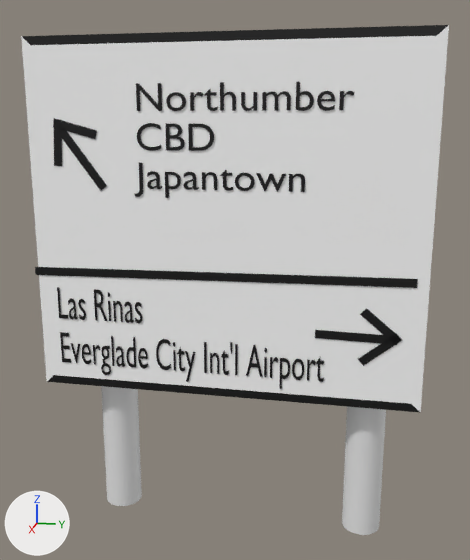
A saved change to the FBX model Assets/Models/UK_junction_sign_37.fbx.
Camera for both pictures: a 50 mm lens placed at (62.5, 15.0, 41.5), pointed at (-1.4, 2.3, 25.5). Every picture has the same lights, and +X, +Y and +Z are marked at lower left. Where no turn or scale is listed for an object, it has been applied to the vertices.
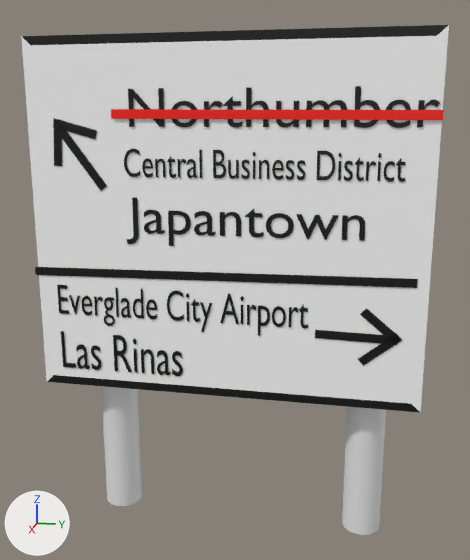
Edits to the bpy script that builds the scene:
```text
Change me_text_004:
    used by ob_text_003; location = (2.2, -15.9, 21.4); rotation_euler = (1.571, 0.0, 1.571), in degrees (90, 0, 90); scale = (2.53, 4.85, 3.0)
    remove me_text_004.from_pydata(...)  # 2359 vertices, 2311 faces; spans x 0.07..10.96, y -1.23..0.68, z 0.0
    add me_text_004.from_pydata(...)  # 1405 vertices, 1379 faces; spans x 0.08..9.19, y -0.23..0.69, z 0.0
    me_text_004 part 4: the loose piece of 58 vertices spanning x 10.63..10.96, y -1.01..-0.46, z 0.0 is moved by (-1.77, 1.0, 0.0)
    me_text_004 part 5: the loose piece of 55 vertices spanning x 8.85..9.18, y -1.0..-0.54, z 0.0 is moved by (-0.32, 1.0, 0.0)
    me_text_004 part 6: the loose piece of 96 vertices spanning x 9.72..10.2, y -1.01..-0.54, z 0.0 is moved by (-1.77, 1.0, 0.0)
    me_text_004 part 7: the loose piece of 78 vertices spanning x 9.24..9.64, y -1.23..-0.55, z 0.0 is moved by (-1.77, 1.0, 0.0)
    me_text_004 part 8: the loose piece of 55 vertices spanning x 10.3..10.63, y -1.0..-0.54, z 0.0 is moved by (-3.22, 1.0, 0.0)
    me_text_004 part 9: the loose piece of 4 vertices spanning x 8.63..8.72, y -1.0..-0.55, z 0.0 is moved by (-1.77, 1.0, 0.0)
    me_text_004 part 10: the loose piece of 11 vertices spanning x 7.9..8.56, y -1.0..-0.31, z 0.0 is moved by (-1.77, 1.0, 0.0)
    me_text_004 part 11: the loose piece of 8 vertices spanning x 5.41..5.85, y -1.23..-0.55, z 0.0 is moved by (0.0, 1.0, 0.0)
    me_text_004 part 12: the loose piece of 58 vertices spanning x 5.08..5.41, y -1.01..-0.46, z 0.0 is moved by (0.0, 1.0, 0.0)
    me_text_004 part 13: the loose piece of 4 vertices spanning x 4.93..5.02, y -1.0..-0.55, z 0.0 is moved by (0.0, 1.0, 0.0)
    me_text_004 part 14: the loose piece of 98 vertices spanning x 4.2..4.82, y -1.01..-0.31, z 0.0 is moved by (0.0, 1.0, 0.0)
    me_text_004 part 15: the loose piece of 4 vertices spanning x 2.31..2.39, y -1.0..-0.32, z 0.0 is moved by (0.0, 1.0, 0.0)
    me_text_004 part 16: the loose piece of 55 vertices spanning x 1.49..1.81, y -1.0..-0.54, z 0.0 is moved by (0.0, 1.0, 0.0)
    me_text_004 part 17: 14 loose pieces with 906 vertices, spanning x 0.08..7.55, y -1.23..0.64, z 0.0, are deleted
    me_text_004 part 18: 6 vertices moved within x 1.85..3.24, y 0.0..0.41, z 0.0; 747 vertices removed from x 0.17..3.68, y -0.01..0.68, z 0.0; 699 vertices added at x 0.17..3.84, y -0.23..0.68, z 0.0
Change me_text_003:
    where me_text_003.from_pydata(...)  # 1699 vertices, 1675 faces; spans x -0.06..5.21, y -3.23..-0.32, z 0.0
    used by ob_text_001; location = (2.2, -6.7, 45.9); rotation_euler = (1.571, 0.0, 1.571), in degrees (90, 0, 90); scale = (3.92, 3.63, 3.0)
    me_text_003 part 1: the loose piece of 106 vertices spanning x 0.78..1.25, y -2.0..-1.32, z 0.0 is deleted
    me_text_003 part 2: the loose piece of 98 vertices spanning x 0.05..0.66, y -2.01..-1.31, z 0.0 is deleted
    me_text_003 part 3: the loose piece of 54 vertices spanning x 1.35..1.98, y -2.0..-1.32, z 0.0 is deleted
Add me_plane_001:
    me_plane_001.from_pydata([(0.0, -15.1, 0.5), (0.0, 15.1, 0.4), (0.0, -15.1, -0.4), (0.0, 15.1, -0.5)], [], [(0, 2, 3, 1)])
    me_plane_001.materials.append(mat_material_002)  # red #ff1400
Change ob_text_003:
    ob_text_003.location: (2.2, -15.9, 21.4) -> (2.2, -15.9, 21.9)
    ob_text_003.scale: (2.53, 4.85, 3.0) -> (2.84, 4.52, 3.36)
Change ob_text_001:
    ob_text_001.location: (2.2, -6.7, 45.9) -> (2.2, -7.6, 45.9)
    ob_text_001.scale: (3.92, 3.63, 3.0) -> (5.49, 5.08, 4.2)
Add ob_plane_001:
    ob_plane_001 = bpy.data.objects.new('Plane.001', me_plane_001)
    ob_plane_001.location = (2.3, 6.1, 41.9)
Add ob_text_004:
    ob_text_004 = bpy.data.objects.new('Text.004', me_text_001)  # 825 vertices, 813 faces; spans x 0.0, y 0.27..13.45, z -0.05..3.98; in mat_material_003 (black #000000)
    ob_text_004.location = (2.2, -15.9, 16.0)
Add ob_text_005:
    ob_text_005 = bpy.data.objects.new('Text.005', me_text_005)  # 1878 vertices, 1838 faces; spans x 0.0, y -13.2..13.2, z -1.4..1.4; in mat_material_008 (black #000000)
    ob_text_005.location = (2.2, 5.2, 37.5)
```

Boxes [x1, y1, x2, y2] around the edits, measured in the pictures (470 x 560 px; the box of a moved part takes in the faces that stretch with it):
'Text.001', reshaped, moved, rescaled (43% wider, 38% taller): before [134, 82, 354, 198]; after [126, 86, 440, 246]
'Text.003', reshaped, moved, rescaled (50% shorter): before [57, 287, 324, 389]; after [57, 285, 308, 336]
'Plane.001', added (red): after [111, 109, 444, 120]
'Text.005', added: after [124, 149, 406, 182]
'Text.004', added: after [61, 331, 183, 376]
part 1 of me_text_003, deleted: before [166, 124, 185, 151]
part 2 of me_text_003, deleted: before [137, 123, 161, 151]
part 3 of me_text_003, deleted: before [188, 124, 214, 151]
part 4 of me_text_004, moved or reshaped: before [316, 358, 324, 382]; after [299, 304, 308, 329]
part 5 of me_text_004, moved or reshaped: before [270, 357, 278, 378]; after [289, 307, 299, 327]
part 6 of me_text_004, moved or reshaped: before [292, 359, 304, 380]; after [272, 306, 286, 327]
part 7 of me_text_004, moved or reshaped: before [279, 358, 290, 389]; after [258, 306, 270, 336]
part 8 of me_text_004, moved or reshaped: before [307, 360, 316, 381]; after [247, 305, 256, 325]
part 9 of me_text_004, moved or reshaped: before [264, 357, 267, 377]; after [241, 305, 243, 325]
part 10 of me_text_004, moved or reshaped: before [246, 345, 262, 377]; after [220, 293, 239, 324]
part 11 of me_text_004, moved or reshaped: before [185, 351, 195, 382]; after [200, 302, 212, 332]
part 12 of me_text_004, moved or reshaped: before [177, 347, 185, 371]; after [191, 299, 200, 322]
part 13 of me_text_004, moved or reshaped: before [173, 350, 176, 371]; after [186, 302, 189, 321]
part 14 of me_text_004, moved or reshaped: before [156, 339, 171, 370]; after [167, 290, 184, 321]
part 15 of me_text_004, moved or reshaped: before [111, 336, 114, 366]; after [115, 288, 119, 317]
part 16 of me_text_004, moved or reshaped: before [93, 345, 100, 365]; after [94, 297, 103, 316]
part 17 of me_text_004, deleted: before [60, 292, 238, 375]
part 18 of me_text_004, moved or reshaped: before [57, 287, 142, 324]; after [57, 285, 157, 326]
